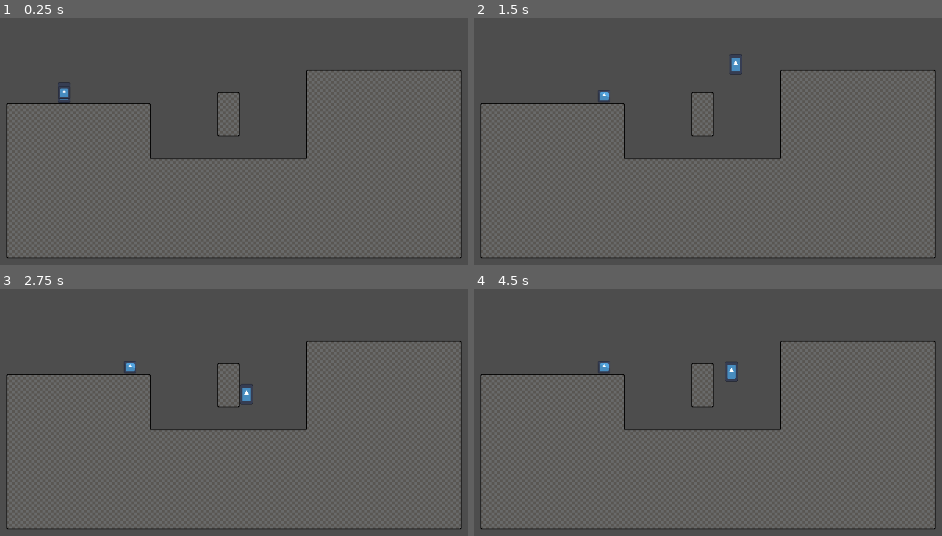
Above: before the commit, frames 1-4 (two rows, left to right).
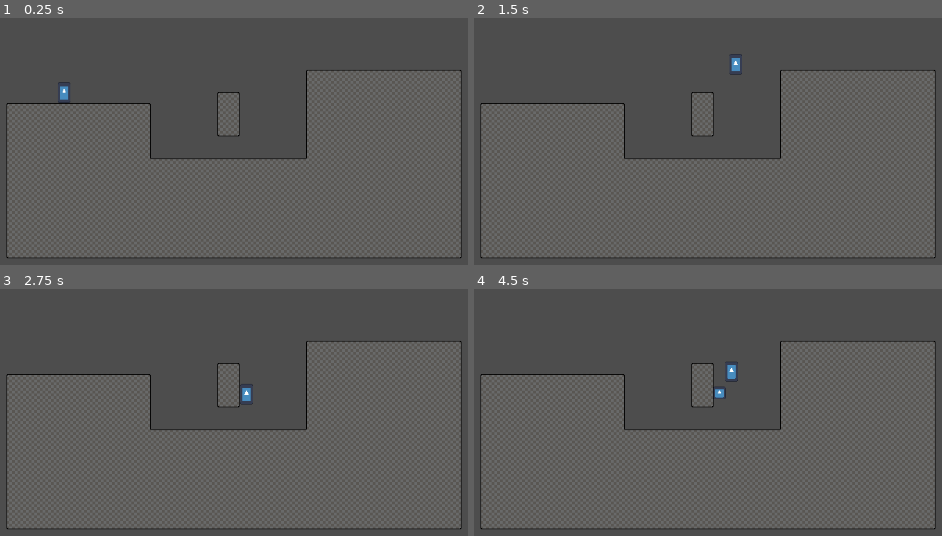
Above: after the commit, the same moments.

Repository: Loaphs/Explorer
Game: Godot game, scene res://Scenes/Worlds/world.tscn
Same seed, same stepped clock (60 frames per second), same inputs: the game is played once before the commit and once after it. The engine's default icon, where the game draws it, is replaced by a stand-in: a white triangle on a blue panel in a dark square.
Inputs (mouse positions are in pixels of both pictures, inside the frame that each line leads up to):
- Up to frame 1 (0.25 s): no input
- Up to frame 2 (1.5 s): tap Enter at 0.5 s; move the mouse to (731, 126) at 0.52 s; hold Right (ui_right) from 0.53 s (still down); tap E (grapple) at 0.6, 1.35 s; tap Space (jump) at 0.77 s; move the mouse to (outside the picture) at 1.27 s
- Up to frame 3 (2.75 s): tap Space (jump) at 1.52, 2 s; move the mouse to (163, 321) at 2.02 s; release Right (ui_right) at 2.03 s; hold Left (ui_left) from 2.03 s (still down); tap E (grapple) at 2.1 s
- Up to frame 4 (4.5 s): move the mouse to (516, 511) at 2.77 s; release Left (ui_left) at 2.78 s; hold Right (ui_right) 2.78-4.28 s; tap E (grapple) at 2.85, 3.6, 4.35 s; tap Space (jump) at 3.02, 3.77, 4.25 s; tap Enter at 3.5 s; move the mouse to (796, 489) at 3.52 s; tap R (reload, bound only after the commit) at 4.15 s; move the mouse to (outside the picture) at 4.27 s; hold Left (ui_left) from 4.28 s (still down)

The runs differ from the first frame. In frame 1, less than 0.1% of the frame differs, in the area x 12-15%, y 27-33%; in frame 2, 0.1%; in frame 3, 0.1%; in frame 4, 0.2%, in the area x 26-54%, y 29-45%.

Commit message:
Grapple Shoots, hooking in progress

Diff:
--- a/Scenes/Gameplay/grapple.tscn
+++ b/Scenes/Gameplay/grapple.tscn
@@ -6,8 +6,8 @@
 [sub_resource type="CircleShape2D" id="CircleShape2D_1sdoo"]
 
 [node name="Grappling Hook" type="RigidBody2D"]
-collision_layer = 32769
-collision_mask = 32769
+collision_layer = 2
+collision_mask = 2
 script = ExtResource("1_eoyx0")
 
 [node name="CollisionShape2D" type="CollisionShape2D" parent="."]
@@ -16,3 +16,5 @@
 [node name="Icon" type="Sprite2D" parent="."]
 scale = Vector2(0.140625, 0.140625)
 texture = ExtResource("2_vsaha")
+
+[connection signal="body_entered" from="." to="." method="_on_body_entered"]
--- a/Scenes/Worlds/world.tscn
+++ b/Scenes/Worlds/world.tscn
@@ -1,8 +1,7 @@
-[gd_scene load_steps=8 format=3 uid="uid://cx5fr8lstcqev"]
+[gd_scene load_steps=7 format=3 uid="uid://cx5fr8lstcqev"]
 
 [ext_resource type="PackedScene" uid="uid://cji6oqynhce0j" path="res://Scenes/Bodies/player.tscn" id="1_fphe6"]
 [ext_resource type="Texture2D" uid="uid://cg6p8axkovcpa" path="res://Assets/Dev/tiles1.png" id="2_02tkq"]
-[ext_resource type="PackedScene" uid="uid://ddqo8pb8u7qsp" path="res://Scenes/Gameplay/grapple.tscn" id="2_yaxvf"]
 [ext_resource type="Texture2D" uid="uid://b44inukj3w618" path="res://Assets/Dev/NeutralLightingTexture.webp" id="3_x0hhe"]
 
 [sub_resource type="OccluderPolygon2D" id="OccluderPolygon2D_d4atb"]
@@ -59,6 +58,7 @@
 [sub_resource type="TileSet" id="TileSet_fil66"]
 occlusion_layer_0/light_mask = 1
 physics_layer_0/collision_layer = 3
+physics_layer_0/collision_mask = 3
 navigation_layer_0/layers = 1
 sources/0 = SubResource("TileSetAtlasSource_akkiu")
 
@@ -66,12 +66,6 @@
 
 [node name="Player" parent="." instance=ExtResource("1_fphe6")]
 position = Vector2(548, 234)
-
-[node name="Grappling Hook" parent="." instance=ExtResource("2_yaxvf")]
-position = Vector2(608, 208)
-collision_layer = 2
-lock_rotation = true
-freeze_mode = 1
 
 [node name="TileMap" type="TileMap" parent="."]
 position = Vector2(1, 1)
--- a/Script/Grapple.gd
+++ b/Script/Grapple.gd
@@ -3,43 +3,40 @@
 
 @export var radius: int
 @export var distance: RayCast2D
-@export var strength = 40000
+@export var grapple_length = 500
 
-var thrown = false
-var retracted = true
 var player
 
 
 func _ready():
 	player = $"../Player"
+	position = player.position
+	gravity_scale = 0
 	#distance.set_collision_mask(16)
 
-func _process(delta):
-
-	if !thrown && retracted:
-		self.position = player.position
-
-		if Input.is_action_just_pressed("grapple"):
-
-			var direction = get_global_mouse_position() - transform.origin
-			var impulse_direction = direction.normalized()
-			throw_grapple(strength, impulse_direction)
-			print(impulse_direction)
-	elif thrown && !retracted:
-		#distance.target_position = player.position
-		if self.position.distance_to(player.position) > 50:
-			self.linear_velocity = Vector2.ZERO
-		if Input.is_key_pressed(KEY_R):
-			thrown = false
-			retracted = true
-			self.position = player.position
-
-
+func _process(_delta):
+	#distance.target_position = player.position
+	if self.position.distance_to(player.position) > grapple_length:
+		player.reload()
 
 func _physics_process(delta):
 	pass
 
+func _integrate_forces(state):
+	if player.loaded:
+		var t = state.get_transform()
+		t.origin.x = player.transform.origin.x
+		t.origin.y = player.transform.origin.y
+		state.set_transform(t)
 
-func throw_grapple(throw_strength, direction):
-	thrown = true
-	self.apply_central_force(direction * throw_strength)
+
+func throw_grapple(throw_strength):
+	var direction = get_global_mouse_position() - global_position
+	var impulse_direction = direction.normalized()
+	gravity_scale = 1
+	self.apply_central_force(impulse_direction * throw_strength)
+
+
+func _on_body_entered(body):
+	print("collided")
+	freeze = true
--- a/Script/Player.gd
+++ b/Script/Player.gd
@@ -1,6 +1,10 @@
 extends CharacterBody2D
 
 
+var grappleObj
+var grapple
+var throw_strength = 45000
+var loaded = false
 
 const SPEED = 300.0
 const JUMP_VELOCITY = -400.0
@@ -14,7 +18,15 @@
 
 # Called when the node enters the scene tree for the first time.
 func _ready():
-	pass # Replace with function body.
+	grappleObj = preload("res://Scenes/Gameplay/grapple.tscn")
+
+func _process(_delta):
+	# Controls Grapple functions, like throwing and retracting.
+	if Input.is_action_just_pressed("reload") && !loaded:
+		reload()
+	if Input.is_action_just_pressed("grapple") && loaded:
+		loaded = false
+		grapple.throw_grapple(throw_strength)
 
 func _physics_process(delta):
 	# Add the gravity.
@@ -49,3 +61,11 @@
 		#anim.play("Fall")
 
 	move_and_slide()
+
+# Instantiate new grapple hook, deleting old one.
+func reload():
+	if grapple:
+		grapple.queue_free()
+	grapple = grappleObj.instantiate()
+	get_parent().add_child(grapple)
+	loaded = true
--- a/project.godot
+++ b/project.godot
@@ -12,7 +12,7 @@
 
 config/name="Explorer"
 run/main_scene="res://Scenes/Worlds/world.tscn"
-config/features=PackedStringArray("4.1", "Forward Plus")
+config/features=PackedStringArray("4.2", "Forward Plus")
 config/icon="res://icon.svg"
 
 [dotnet]
@@ -68,6 +68,11 @@
 "events": [Object(InputEventKey,"resource_local_to_scene":false,"resource_name":"","device":-1,"window_id":0,"alt_pressed":false,"shift_pressed":false,"ctrl_pressed":false,"meta_pressed":false,"pressed":false,"keycode":0,"physical_keycode":69,"key_label":0,"unicode":101,"echo":false,"script":null)
 ]
 }
+reload={
+"deadzone": 0.5,
+"events": [Object(InputEventKey,"resource_local_to_scene":false,"resource_name":"","device":-1,"window_id":0,"alt_pressed":false,"shift_pressed":false,"ctrl_pressed":false,"meta_pressed":false,"pressed":false,"keycode":0,"physical_keycode":82,"key_label":0,"unicode":114,"echo":false,"script":null)
+]
+}
 
 [rendering]
 
